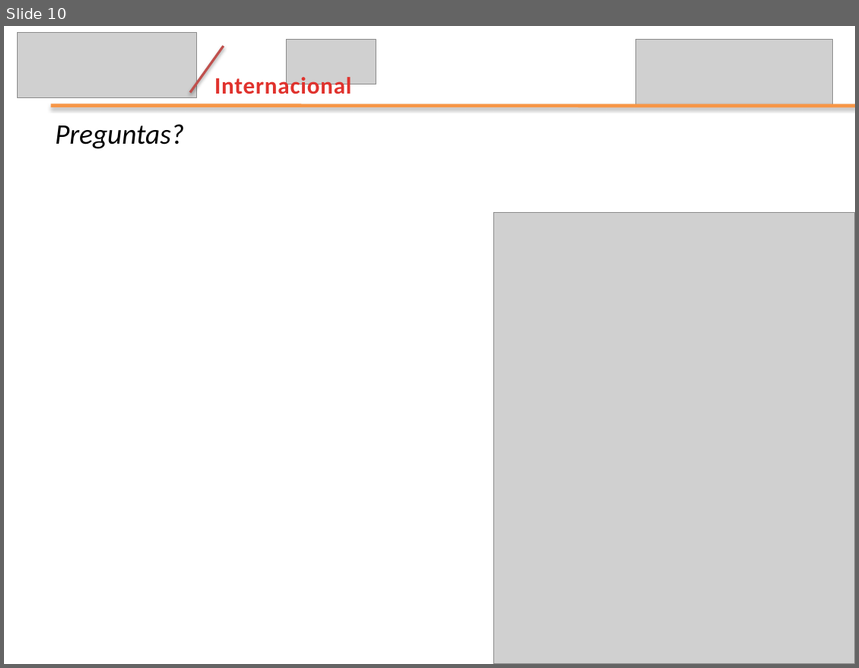
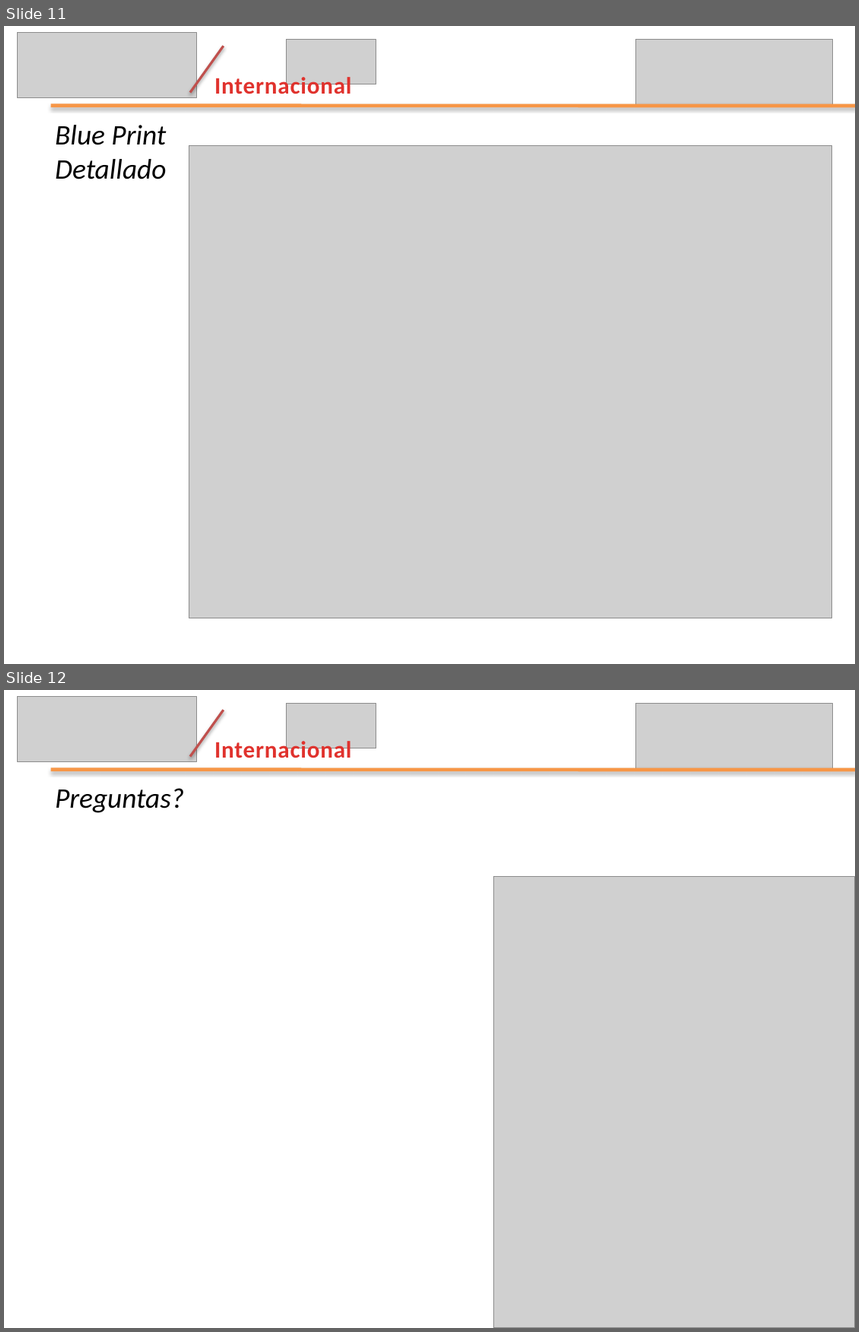
Before and after one commit to leseroth/ingenium-managment, a slide deck: CSOF5100 Proyecto 1/Tercera Entrega/EntregaFinalIngenium.pptx. Shown one above the other, each under a label of ours: slide 10 before the commit, slides 11 and 12 after it. The pictures are 859x668 and 859x1332 pixels, drawn with LibreOffice and Linux fonts; fonts in the diff are those of the drawing; grey boxes stand for pictures. Boxes give left, top, right and bottom in pixels: in the first picture for what was removed or moved away, otherwise in the second. Text is boxed around its words. In the diff, an @@ line names an element or a change of style, - is before the commit and + after.

```diff
--- a/CSOF5100 Proyecto 1/Tercera Entrega/EntregaFinalIngenium.pptx
+++ b/CSOF5100 Proyecto 1/Tercera Entrega/EntregaFinalIngenium.pptx
@@ slide 11 added at (4,26,855,664), background #FFFFFF @@
@@ picture added at (18,33,197,98) @@
@@ line added from (190, 92) to (224, 46), #C0504D 2 pt @@
@@ picture added at (287,40,377,85) @@
@@ picture added at (636,40,833,106) @@
@@ text added at (215,74,351,94), 20 pt, text gradient #E0322D to #A2201C, bold @@
+Internacional
@@ line added from (51, 106) to (855, 106), #F79646 3 pt @@
@@ text added at (55,125,166,180), 24 pt, text #000000, italic @@
+Blue Print Detallado
@@ picture added at (189,146,832,619) @@
@@ what was slide 10 is now slide 12 @@
```
Also in this commit, not shown: 3 slides changed, 1 other slide added, 1 other file.
